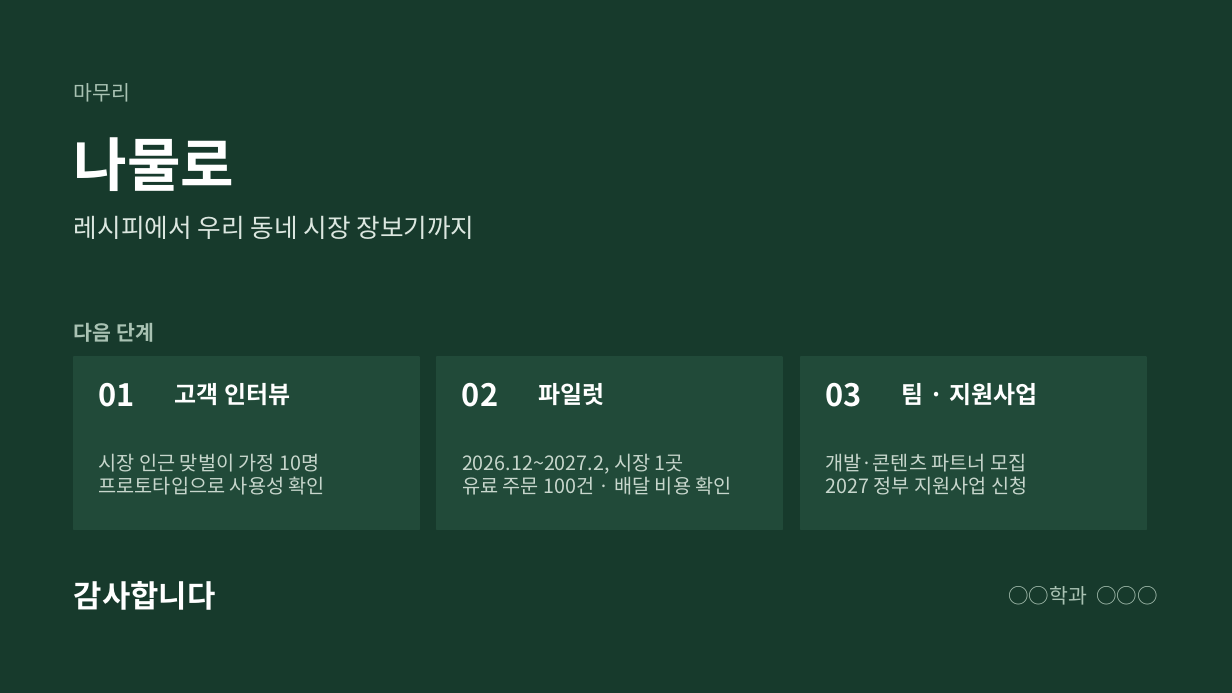
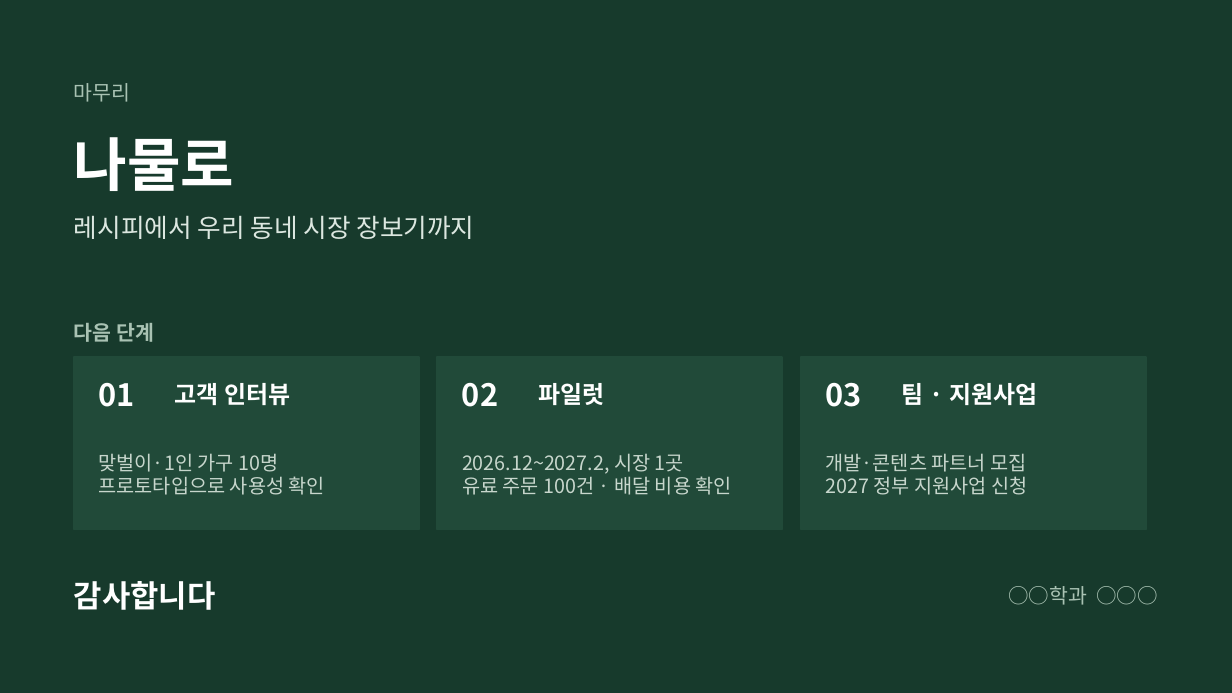
Before and after one commit to yonghoon7153-source/Yonghoon-DEM-DFT, a slide deck: slide 12 of namul-platform/02_발표자료_나물로.pptx. Drawn at 1232x693 pixels with LibreOffice and Linux fonts; fonts in the diff are those of the drawing. Boxes give left, top, right and bottom in pixels: in the first picture for what was removed or moved away, otherwise in the second. Text is boxed around its words. In the diff, an @@ line names an element or a change of style, - is before the commit and + after.

```diff
--- a/namul-platform/02_발표자료_나물로.pptx
+++ b/namul-platform/02_발표자료_나물로.pptx
@@ text at bbox=[99, 453, 278, 472]: text changed @@
-시장 인근 맞벌이 가정 10명
+맞벌이·1인 가구 10명
```
Also in this commit, not shown: 3 other slides changed, 12 other files.
